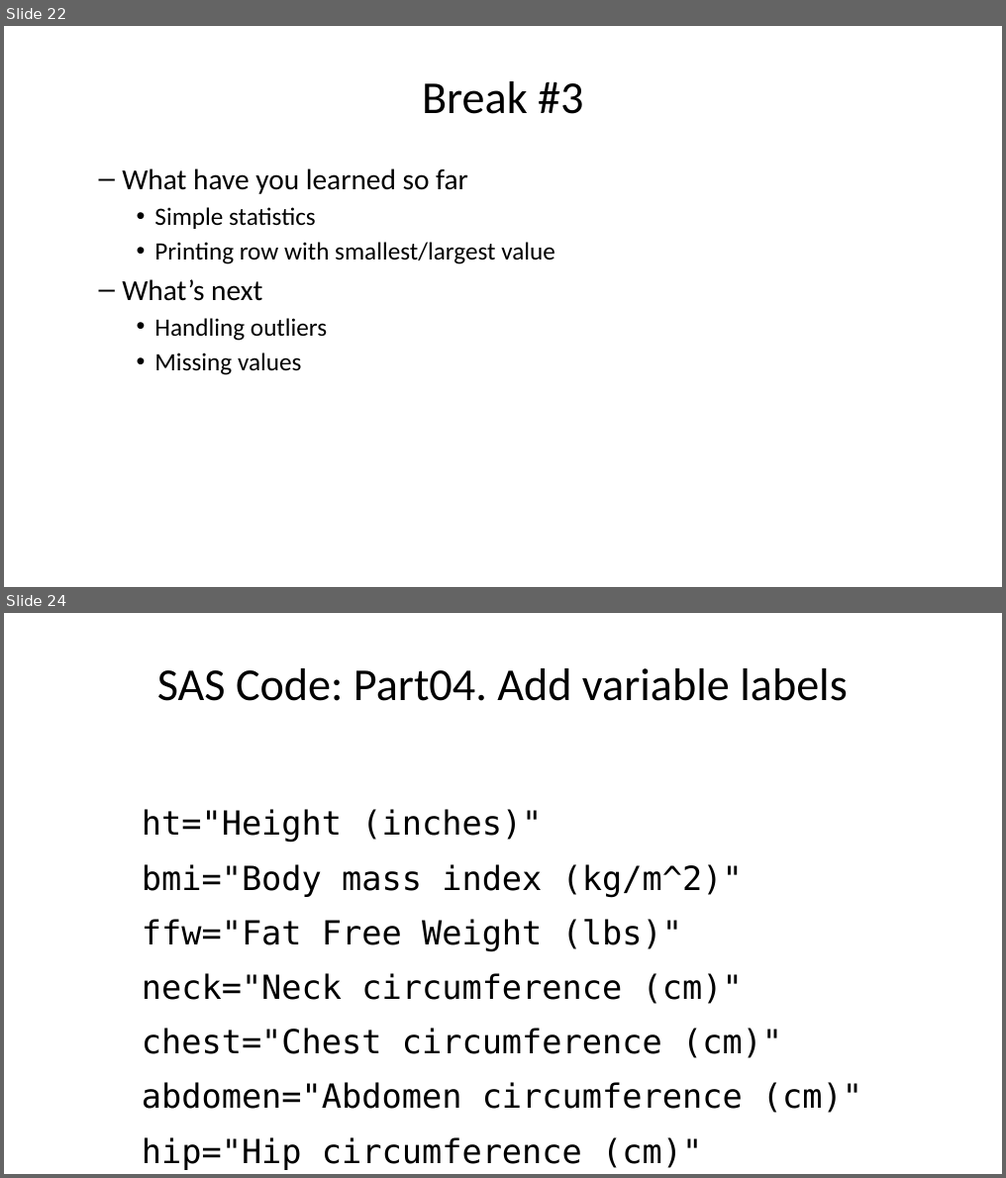
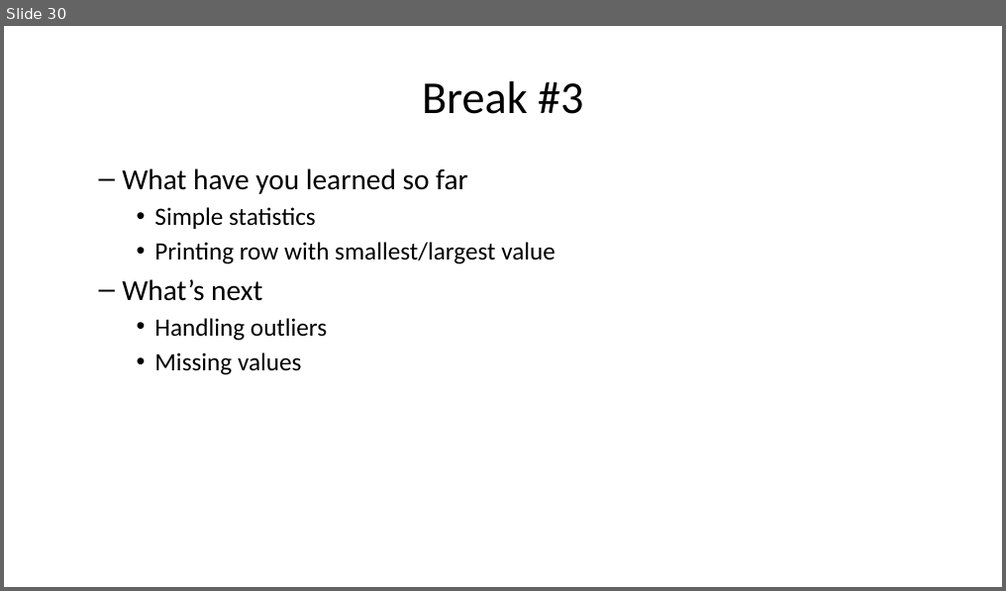
Before and after one commit to pmean/introduction-to-SAS, a slide deck: results/5507-02-simon-slides-and-speaker-notes.pptx. Shown one above the other, each under a label of ours: slides 22 and 24 before the commit, slide 30 after it; the slides between them are not shown. The pictures are 1006x1178 and 1006x591 pixels, drawn with LibreOffice and Linux fonts; fonts in the diff are those of the drawing. Boxes give left, top, right and bottom in pixels: in the first picture for what was removed or moved away, otherwise in the second. Text is boxed around its words. In the diff, an @@ line names an element or a change of style, - is before the commit and + after.

```diff
--- a/results/5507-02-simon-slides-and-speaker-notes.pptx
+++ b/results/5507-02-simon-slides-and-speaker-notes.pptx
@@ slide 24 removed at (4,613,1002,1174), background #FFFFFF @@
@@ title removed at (157,668,847,701) @@
-SAS Code: Part04. Add variable labels
@@ text removed at (142,809,862,1170) @@
-ht="Height (inches)"
-bmi="Body mass index (kg/m^2)"
-ffw="Fat Free Weight (lbs)"
-neck="Neck circumference (cm)"
-chest="Chest circumference (cm)"
-abdomen="Abdomen circumference (cm)"
-hip="Hip circumference (cm)"
@@ what was slide 22 is now slide 30 @@
```
Also in this commit, not shown: 5 slides changed, 8 slides added, 2 other slides removed, 3 other files.
